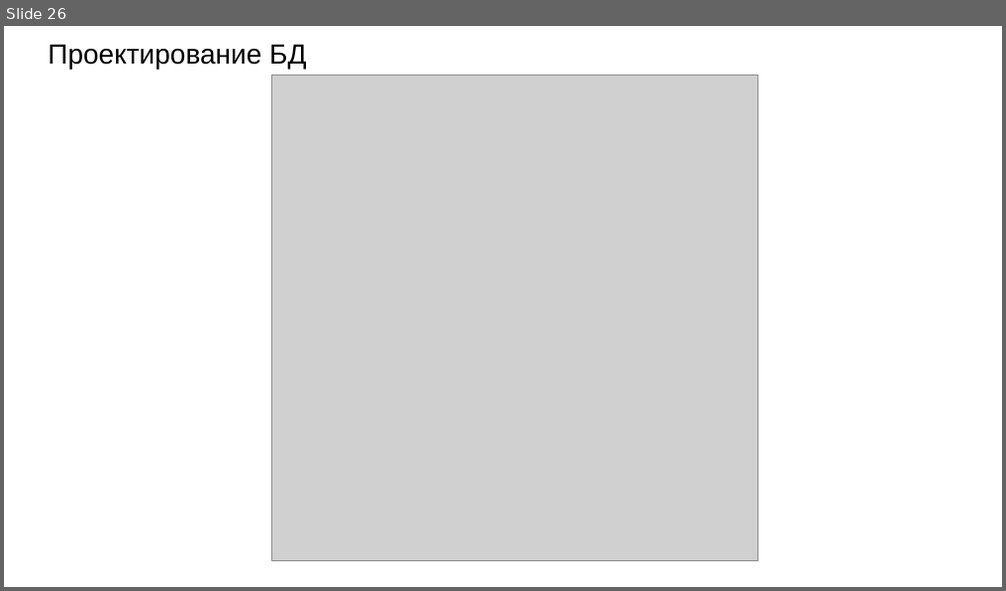
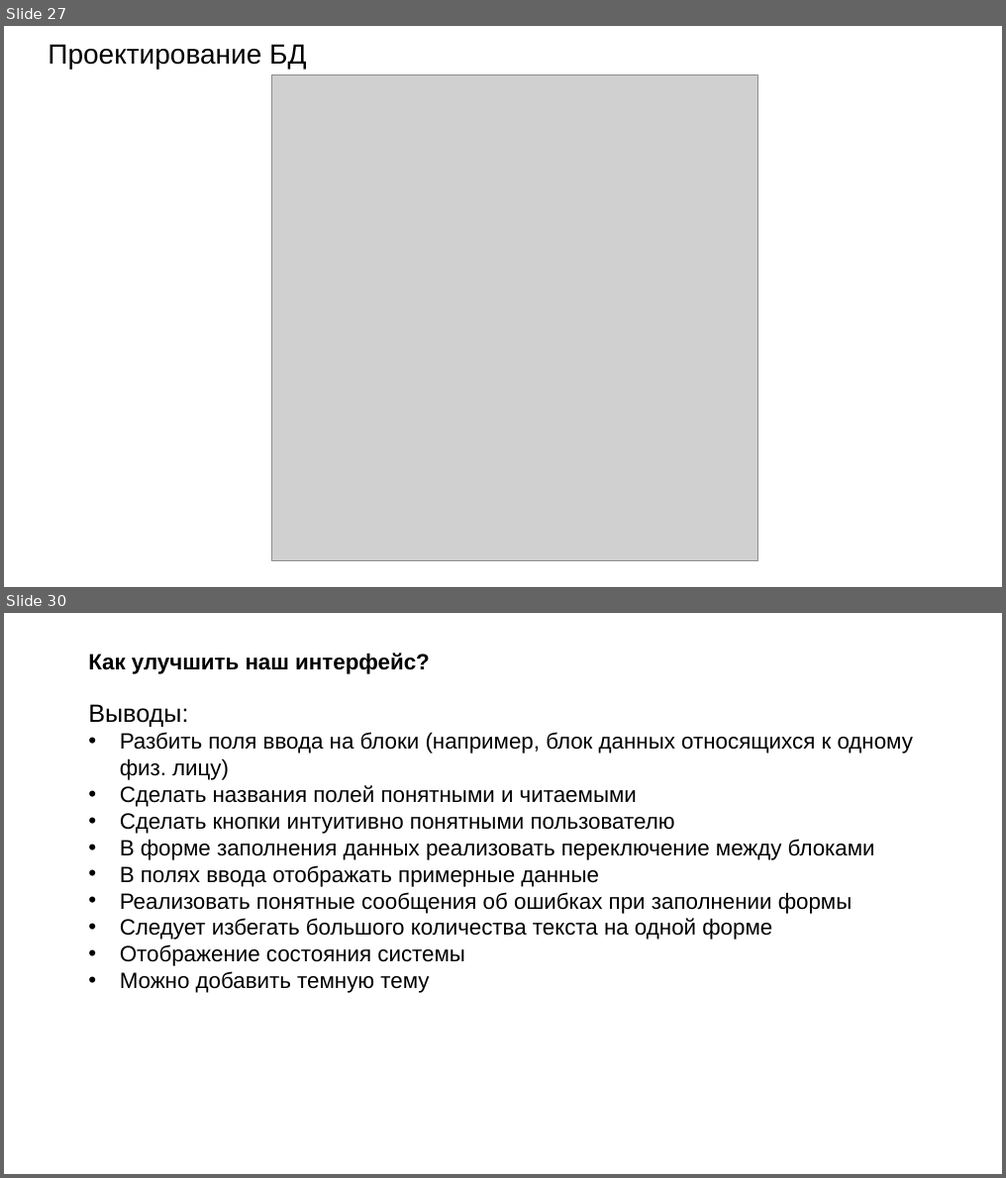
Before and after one commit to teamdevm/teamwork-positive, a slide deck: Documentation/Отчет по проекту.pptx. Shown one above the other, each under a label of ours: slide 26 before the commit, slides 27 and 30 after it; the slides between them are not shown. The pictures are 1006x591 and 1006x1178 pixels, drawn with LibreOffice and Linux fonts; fonts in the diff are those of the drawing; grey boxes stand for pictures. Boxes give left, top, right and bottom in pixels: in the first picture for what was removed or moved away, otherwise in the second. Text is boxed around its words. In the diff, an @@ line names an element or a change of style, - is before the commit and + after.

Commit message:
Обновила документацию: изменила название системы в ТЗ, добавила титульник и словарь тегов

```diff
--- a/Documentation/Отчет по проекту.pptx
+++ b/Documentation/Отчет по проекту.pptx
@@ slide 30 added at (4,613,1002,1174), background #FFFFFF @@
@@ text added at (88,653,913,993), 16 pt, text #000000 @@
+Как улучшить наш интерфейс?
+Выводы:
+• Разбить поля ввода на блоки (например, блок данных относящихся к одному физ. лицу)
+• Сделать названия полей понятными и читаемыми
+• Сделать кнопки интуитивно понятными пользователю
+• В форме заполнения данных реализовать переключение между блоками
+• В полях ввода отображать примерные данные
+• Реализовать понятные сообщения об ошибках при заполнении формы
+• Следует избегать большого количества текста на одной форме
+• Отображение состояния системы
+• Можно добавить темную тему
@@ what was slide 26 is now slide 27 @@
```
Also in this commit, not shown: 9 slides changed, 15 other slides added, 2 slides removed, 2 other files.
